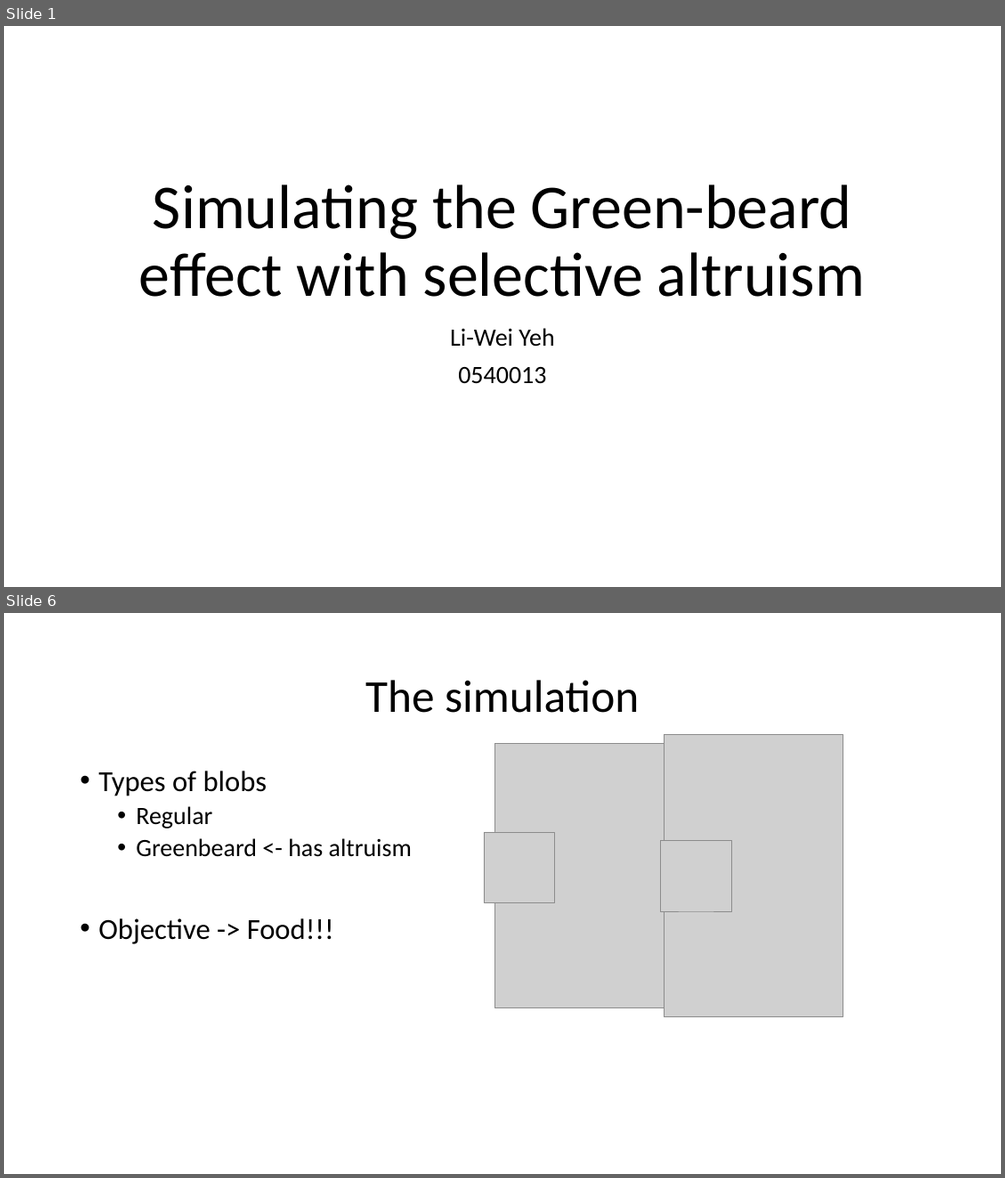
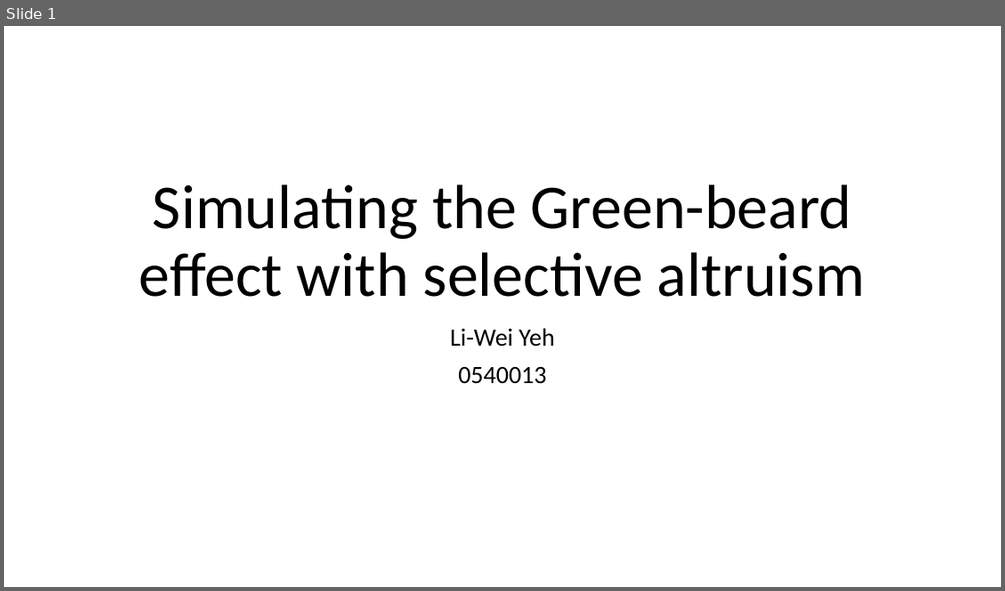
Before and after one commit to LiWeiYeh/Utrecht-University, a slide deck: Research-Methods/Altruism-presentation.pptx. Shown one above the other, each under a label of ours: slides 1 and 6 before the commit, slide 1 after it; the slides between them are not shown. The pictures are 1005x1178 and 1005x591 pixels, drawn with LibreOffice and Linux fonts; fonts in the diff are those of the drawing; grey boxes stand for pictures. Boxes give left, top, right and bottom in pixels: in the first picture for what was removed or moved away, otherwise in the second. Text is boxed around its words. In the diff, an @@ line names an element or a change of style, - is before the commit and + after.

```diff
--- a/Research-Methods/Altruism-presentation.pptx
+++ b/Research-Methods/Altruism-presentation.pptx
@@ slide 6 removed at [4,613,1001,1174], background #FFFFFF @@
@@ title removed at [365,680,639,713] @@
-The simulation
@@ picture removed at [494,744,663,1008] @@
@@ picture removed at [664,735,843,1017] @@
@@ text removed at [98,771,412,944] @@
-• Types of blobs
-  • Regular
-  • Greenbeard <- has altruism
-• Objective -> Food!!!
@@ picture removed at [484,832,555,903] @@
@@ picture removed at [661,840,732,911] @@
```
Also in this commit, not shown: 5 slides changed, 5 slides added, 2 other slides removed.
